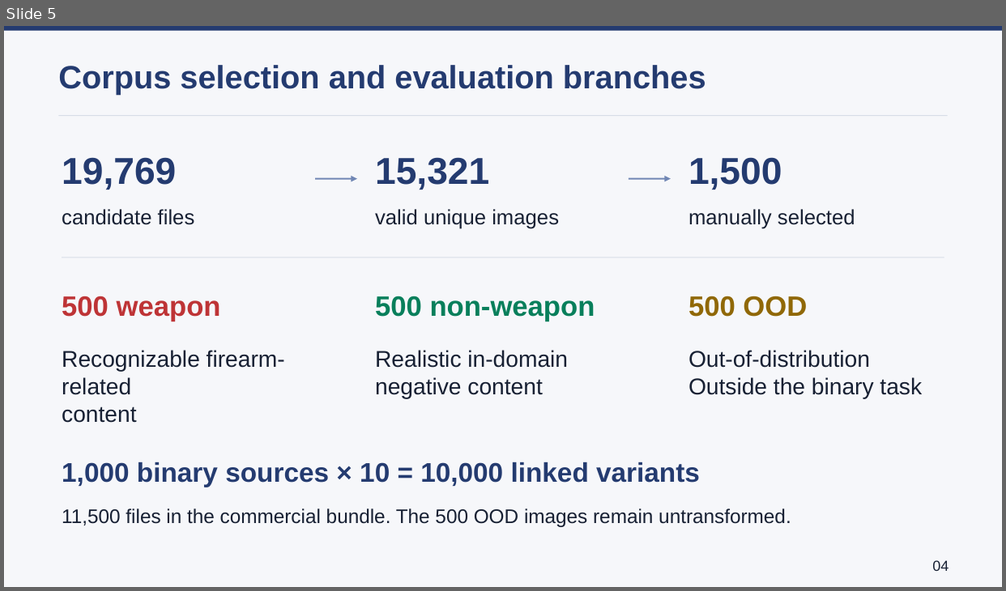
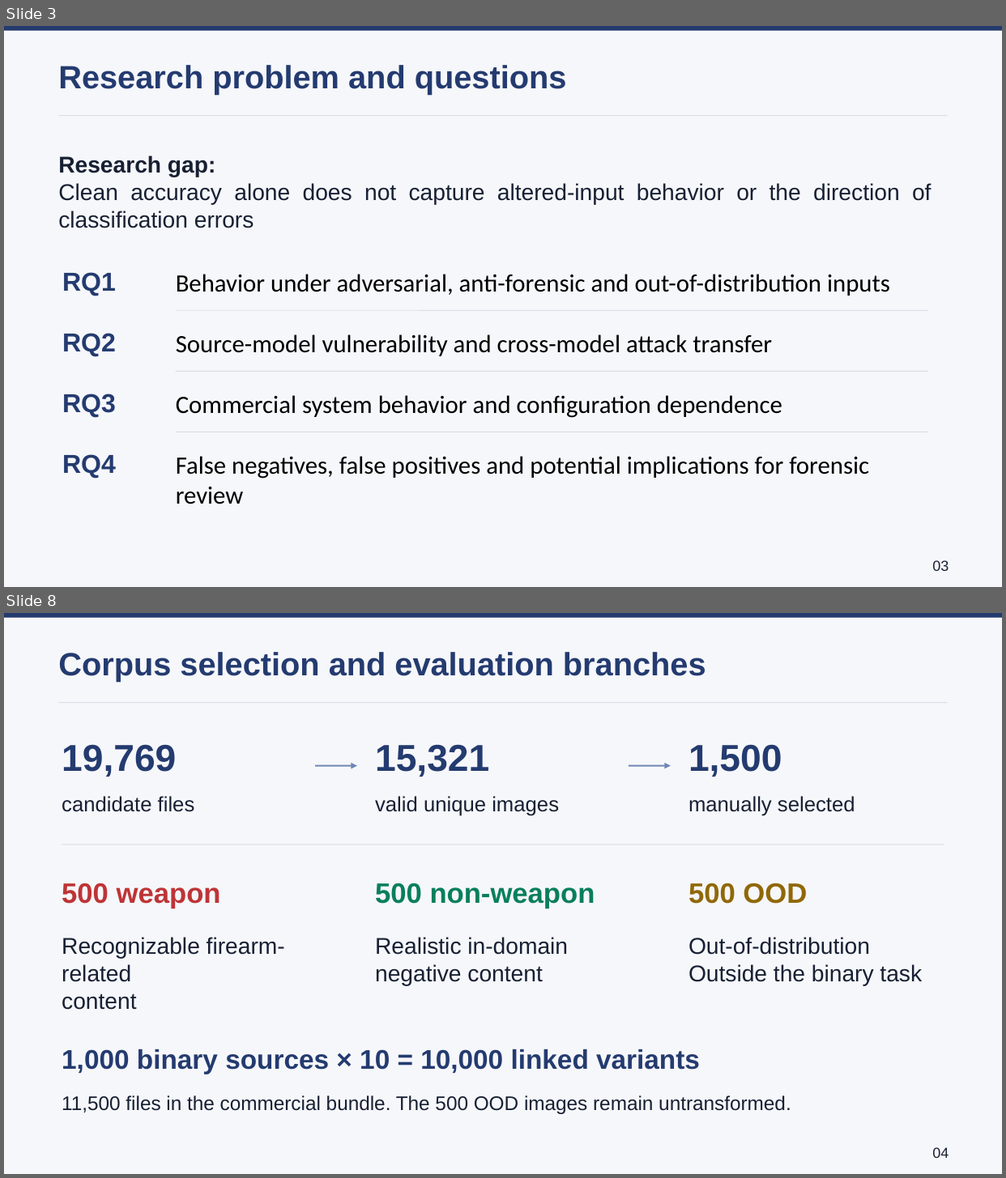
Before and after one commit to lmolinario/Molinario_Thesis_Defense_2026, a slide deck: Molinario_Thesis_Defense_2026.pptx. Shown one above the other, each under a label of ours: slide 5 before the commit, slides 3 and 8 after it; the slides between them are not shown. The pictures are 1006x591 and 1006x1178 pixels, drawn with LibreOffice and Linux fonts; fonts in the diff are those of the drawing. Boxes give left, top, right and bottom in pixels: in the first picture for what was removed or moved away, otherwise in the second. Text is boxed around its words. In the diff, an @@ line names an element or a change of style, - is before the commit and + after.

```diff
--- a/Molinario_Thesis_Defense_2026.pptx
+++ b/Molinario_Thesis_Defense_2026.pptx
@@ slide 3 added at [4,26,1002,587], background #F6F7FA @@
@@ rectangle added at [4,26,1002,31], fill #243B70 @@
@@ text added at [58,65,567,94], 31 pt, text #243B70, bold @@
+Research problem and questions
@@ line added from (58, 116) to (948, 116), #D7DDE7 0.75 pt @@
@@ text added at [58,156,931,228], 22 pt, text #172033 @@
+Research gap:
+Clean accuracy alone does not capture altered-input behavior or the direction of classification errors
@@ text added at [62,272,116,296], 25 pt, text #243B70, bold @@
+RQ1
@@ text added at [176,274,890,296], 24 pt, text #000000 @@
+Behavior under adversarial, anti-forensic and out-of-distribution inputs
@@ line added from (176, 310) to (928, 310), #D7DDE7 0.75 pt @@
@@ text added at [62,333,116,357], 25 pt, text #243B70, bold @@
+RQ2
@@ text added at [176,335,772,356], 24 pt, text #000000 @@
+Source-model vulnerability and cross-model attack transfer
@@ line added from (176, 371) to (928, 371), #D7DDE7 0.75 pt @@
@@ text added at [62,394,116,418], 25 pt, text #243B70, bold @@
+RQ3
@@ text added at [176,395,782,418], 24 pt, text #000000 @@
+Commercial system behavior and configuration dependence
@@ line added from (176, 433) to (928, 433), #D7DDE7 0.75 pt @@
@@ text added at [62,454,116,479], 25 pt, text #243B70, bold @@
+RQ4
@@ text added at [176,456,869,505], 24 pt, text #000000 @@
+False negatives, false positives and potential implications for forensic review
@@ text added at [932,561,948,571], 14 pt, text #172033 @@
+03
@@ what was slide 5 is now slide 8 @@
```
Also in this commit, not shown: 4 slides changed, 2 other slides added.
